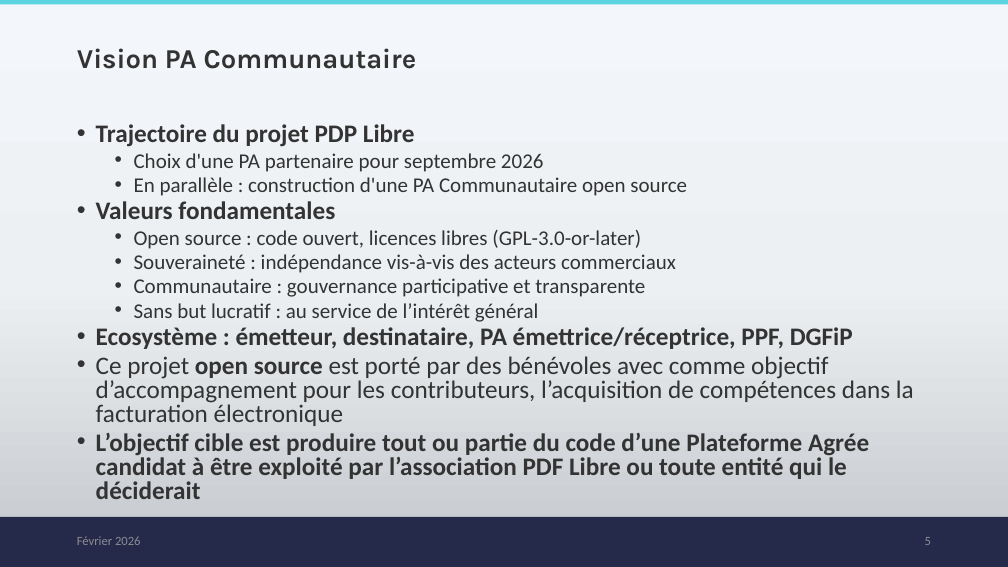
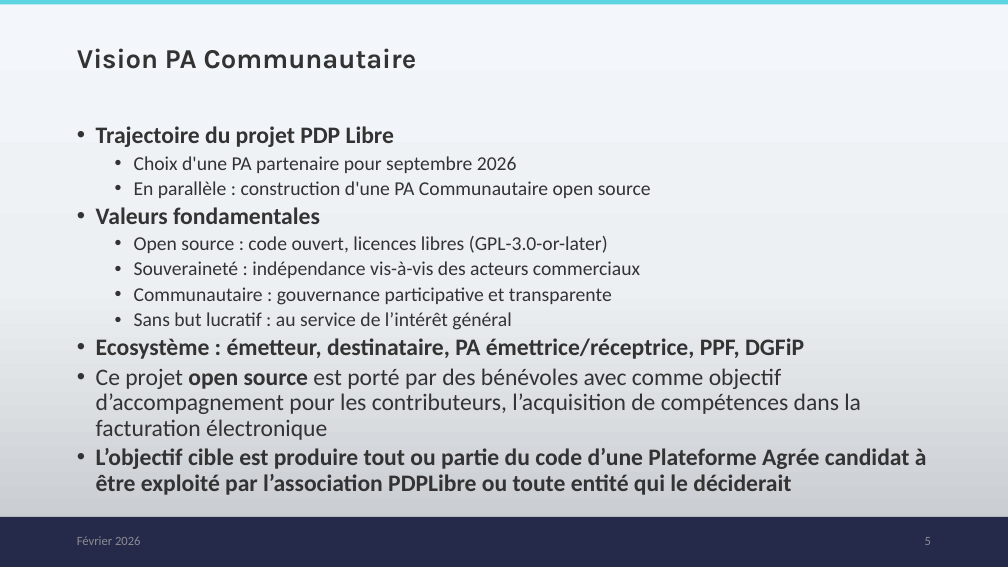
Before and after one commit to PDP-Libre/PA_Communautaire, a slide deck: slide 5 of docs/00_onboarding/onboardingVF.pptx. Drawn at 1008x567 pixels with LibreOffice and Linux fonts; fonts in the diff are those of the drawing; background and template pictures are left out. Boxes give left, top, right and bottom in pixels: in the first picture for what was removed or moved away, otherwise in the second. Text is boxed around its words. In the diff, an @@ line names an element or a change of style, - is before the commit and + after.

Commit message:
remplacement de PDF Libre par PDPLibre et quelques petites corrections mineurs

```diff
--- a/docs/00_onboarding/onboardingVF.pptx
+++ b/docs/00_onboarding/onboardingVF.pptx
@@ background gradient #F4F8FB to #EDF0F4 to #C4C8CC to gradient #F3F6FA to #ECF0F3 to #C3C7CB @@
@@ text at (96, 126, 861, 440): size 24 to 22.5 pt in "Trajectoire du projet PDP Libre", "Valeurs fondamentales", "Ecosystème : émetteur, destinataire, PA émettrice/réceptrice ...", "Ce projet open source est porté par ..."; size 20 to 18.7 pt in "Choix d'une PA partenaire pour septembre 2026", "En parallèle : construction d'une PA Communautaire ...", "Open source : code ouvert, licences libres ...", "Souveraineté : indépendance vis-à-vis des acteurs commerciau ..." and 2 more places; line spacing 0.8 to 0.9 @@
@@ text at (96, 448, 927, 495): text changed; size 24 to 22.5 pt @@
-• L’objectif cible est produire tout ou partie du code d’une Plateforme Agrée candidat à être exploité par l’association PDF Libre ou toute entité qui le déciderait
+• L’objectif cible est produire tout ou partie du code d’une Plateforme Agrée candidat à être exploité par l’association PDPLibre ou toute entité qui le déciderait
```
Also in this commit, not shown: 42 other slides changed.
